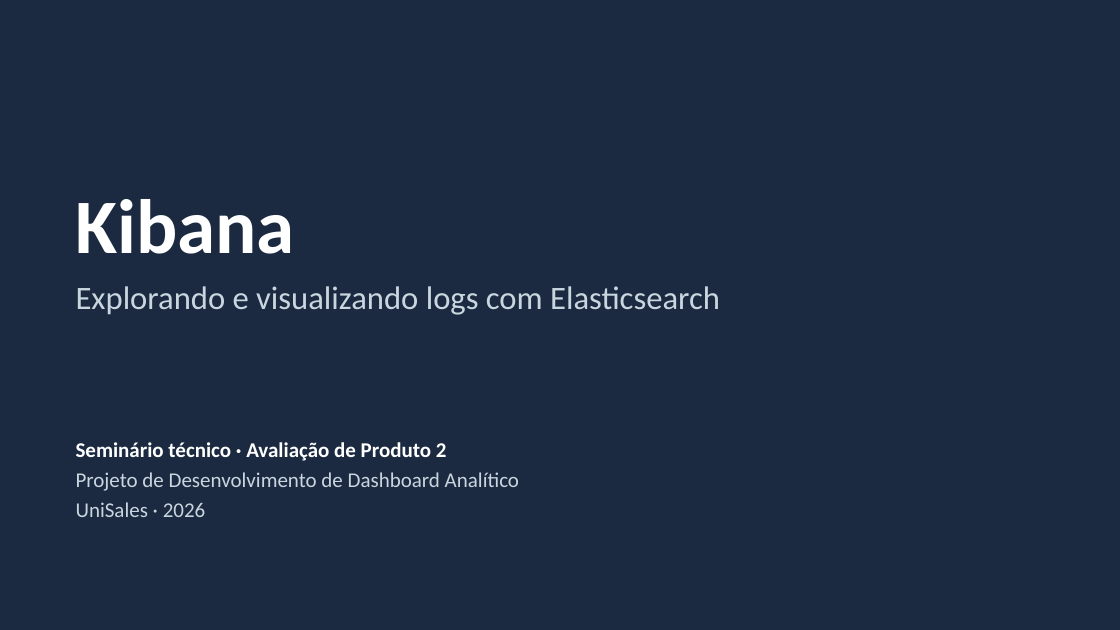
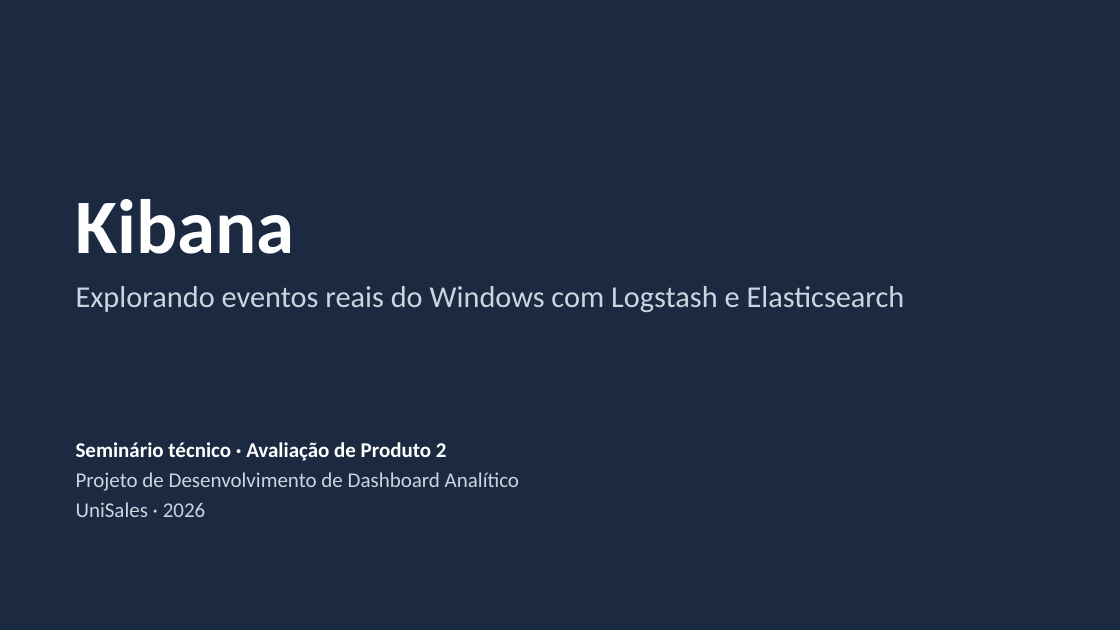
Before and after one commit to LuidyOn/Seminario_Kibana, a slide deck: slide 1 of slides/seminario_kibana.pptx. Drawn at 1120x630 pixels with LibreOffice and Linux fonts; fonts in the diff are those of the drawing. Boxes give left, top, right and bottom in pixels: in the first picture for what was removed or moved away, otherwise in the second. Text is boxed around its words. In the diff, an @@ line names an element or a change of style, - is before the commit and + after.

Commit message:
Atualiza documentação e slides para a demonstração com eventos reais
- README, conteúdo do seminário, roteiros e referências passam a
  descrever o fluxo Windows -> coletor -> Logstash -> Elasticsearch ->
  Kibana, com o que é e o que não é coletado
- Roteiro da demonstração com checklist de primeira validação no
  computador da apresentação, diagnóstico e contingência
- Apresentação regenerada: 12 slides editáveis, só com formas nativas,
  sem imagens nem dados reais

Os arquivos da demonstração anterior, com dados fictícios, permanecem
no repositório até a validação completa do novo fluxo.

```diff
--- a/slides/seminario_kibana.pptx
+++ b/slides/seminario_kibana.pptx
@@ text at bbox=[76, 286, 905, 312]: text changed; size 28 to 26 pt @@
-Explorando e visualizando logs com Elasticsearch
+Explorando eventos reais do Windows com Logstash e Elasticsearch
```
Also in this commit, not shown: 6 other slides changed, 5 slides added, 5 slides removed, 6 other files.
